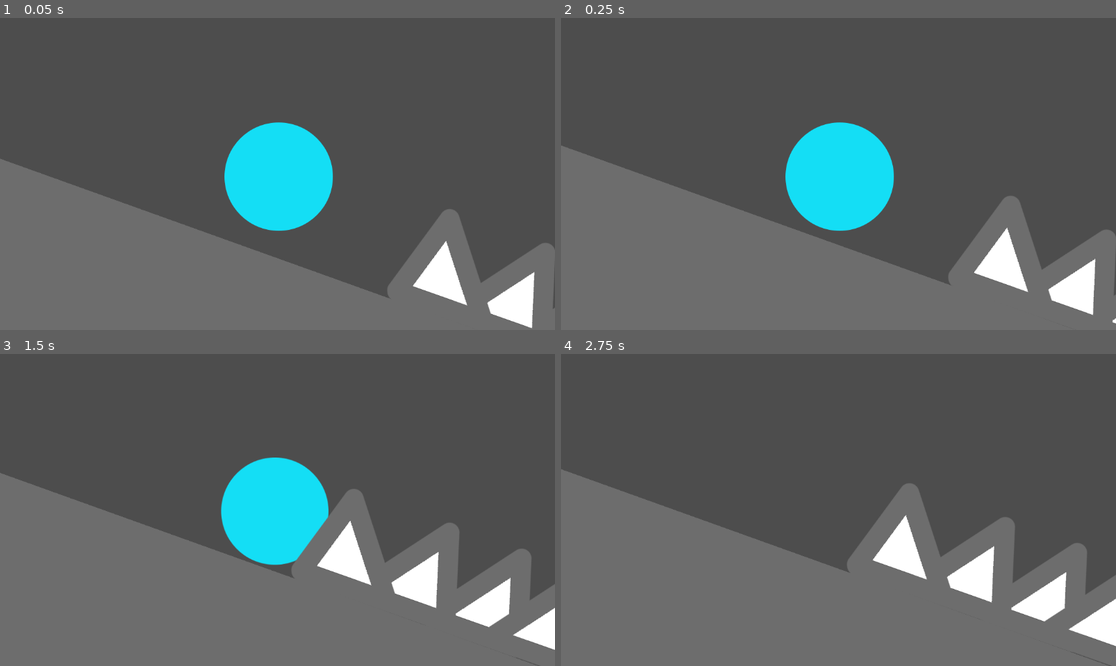
Above: before the commit, frames 1-4 (two rows, left to right).
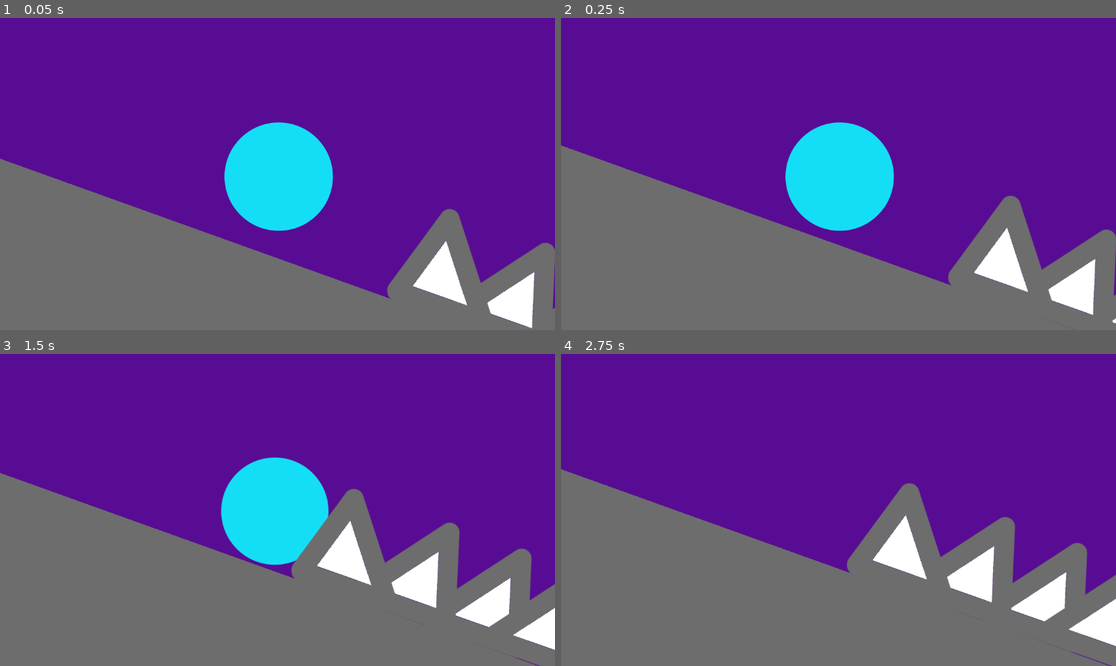
Above: after the commit, the same moments.

Repository: Firoty1/Rolling-Scales
Game: Godot game, scene res://scenes/level_1.tscn
Two runs of this game, one before a commit and one after it. Both use one fixed random seed, a clock stepped at 60 frames per second and the inputs below.
Inputs:
- Up to frame 1 (0.05 s): no input
- Up to frame 2 (0.25 s): no input
- Up to frame 3 (1.5 s): hold Up (grow) 0.53-1.28 s; tap Down (shrink) at 1.35 s
- Up to frame 4 (2.75 s): hold Up (grow) from 2.03 s (still down)

The runs differ from the first frame. In frame 1, 64% of the frame differs, in the area x 0-100%, y 0-99%; in frame 2, 60%; in frame 3, 53%; in frame 4, 57%.

Commit message:
Auto turbo over arrows

Diff:
--- a/project.godot
+++ b/project.godot
@@ -36,3 +36,4 @@
 
 renderer/rendering_method="gl_compatibility"
 renderer/rendering_method.mobile="gl_compatibility"
+environment/defaults/default_clear_color=Color(0.343765, 0.0488758, 0.576894, 1)
--- /dev/null
+++ b/scenes/turbo_arrow.gd
@@ -0,0 +1,5 @@
+extends Area2D
+
+func _on_body_entered(body):
+	if (body is Player):
+		body.activateTurbo()
--- /dev/null
+++ b/scenes/turbo_arrow.tscn
@@ -0,0 +1,19 @@
+[gd_scene load_steps=4 format=3 uid="uid://cfbl7watl7plf"]
+
+[ext_resource type="Texture2D" uid="uid://d4i0cfl3ahwtr" path="res://assets/arrow_boost.png" id="1_6ar5g"]
+[ext_resource type="Script" path="res://scenes/turbo_arrow.gd" id="1_w5wjq"]
+
+[sub_resource type="RectangleShape2D" id="RectangleShape2D_irbyr"]
+size = Vector2(429, 260)
+
+[node name="TurboArrow" type="Area2D"]
+script = ExtResource("1_w5wjq")
+
+[node name="CollisionShape2D" type="CollisionShape2D" parent="."]
+position = Vector2(79.5, -130)
+shape = SubResource("RectangleShape2D_irbyr")
+
+[node name="Sprite2D" type="Sprite2D" parent="."]
+texture = ExtResource("1_6ar5g")
+
+[connection signal="body_entered" from="." to="." method="_on_body_entered"]
Binary file added: assets/arrow_boost.png
Not shown, added: assets/arrow_boost.png.import
Not shown, added: assets/arrow_boost.png~
